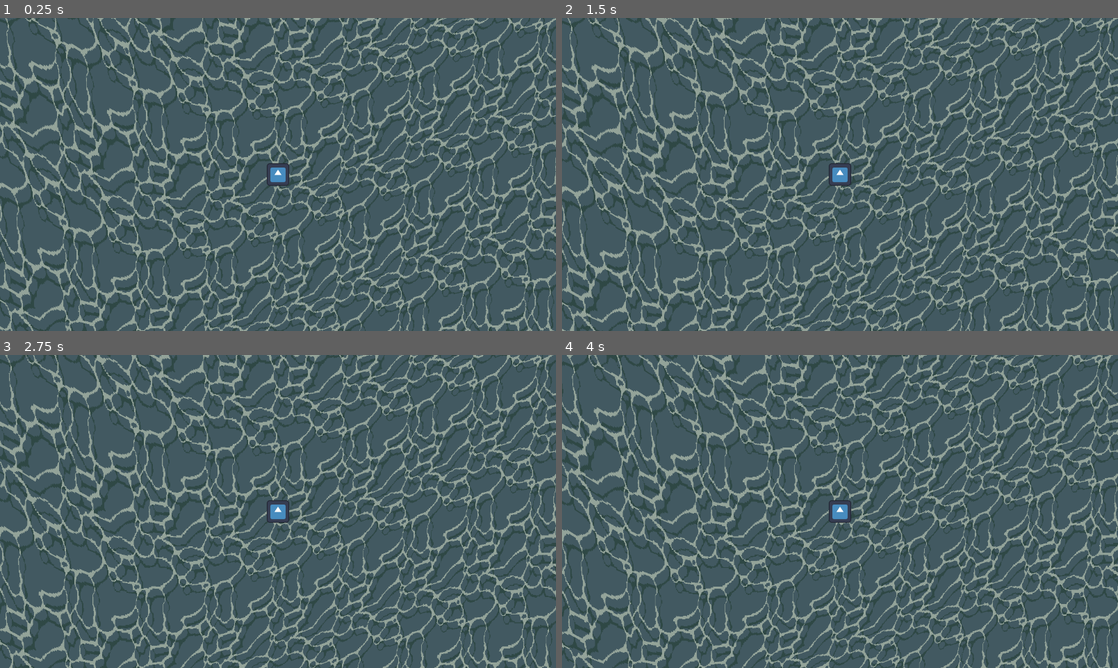
Above: before the commit, frames 1-4 (two rows, left to right).
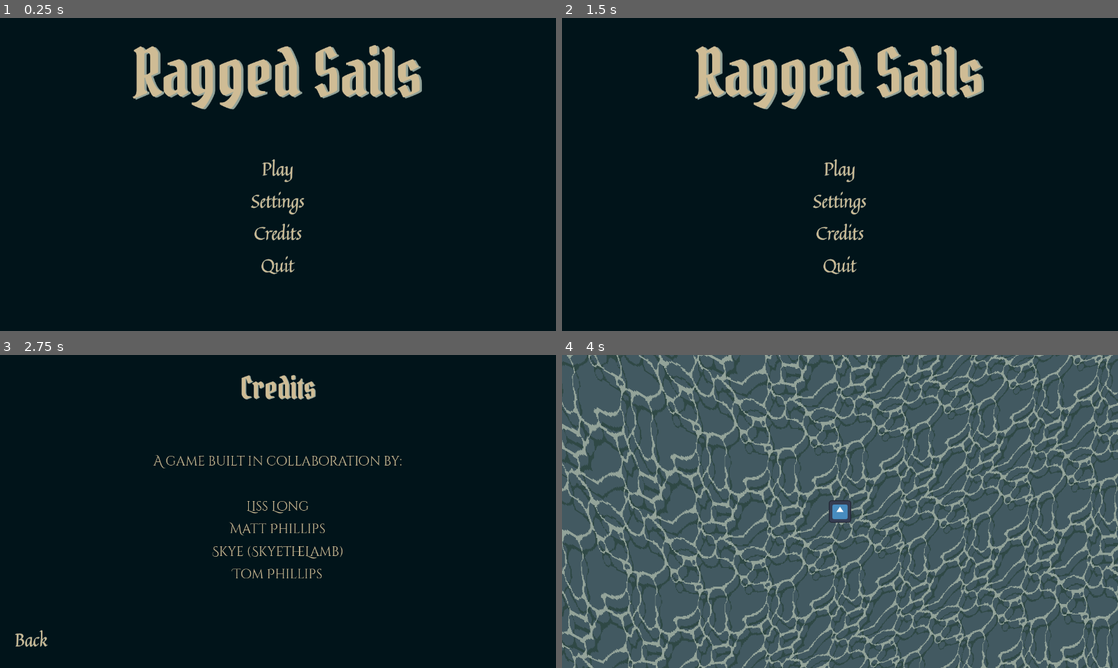
Above: after the commit, the same moments.

Repository: Zailef/ragged-sails
Game: Godot game, scene res://scenes/menus/main_menu.tscn
The game is run twice, just before and just after one commit, with the same random seed, the same clock (stepped at 60 frames per second) and the same inputs. Before the commit the project starts from res://scenes/levels/sandbox.tscn. The engine's default icon, where the game draws it, is replaced by a stand-in: a white triangle on a blue panel in a dark square.
Inputs (mouse positions are in pixels of both pictures, inside the frame that each line leads up to):
- Up to frame 1 (0.25 s): no input
- Up to frame 2 (1.5 s): click (840, 199) at 0.5 s, where only the run after the commit has a clickable "Settings"; click (595, 302) at 1.25 s, where only the run after the commit has a clickable "Back"
- Up to frame 3 (2.75 s): click (278, 570) at 2 s, where only the run after the commit has a clickable "Credits"
- Up to frame 4 (4 s): click (595, 639) at 2.75 s, where only the run after the commit has a clickable "Back"; click (840, 505) at 3.5 s, where only the run after the commit has a clickable "Play"

The runs differ from the first frame. In frame 1, 100% of the frame differs, in the area x 0-100%, y 0-100%; in frame 2, 100%; in frame 3, 100%; in frame 4, nothing differs.

Commit message:
Stub out the main menu system with some basic theming

Diff:
--- /dev/null
+++ b/config/main_theme.tres
@@ -0,0 +1,41 @@
+[gd_resource type="Theme" load_steps=4 format=3 uid="uid://cseb1gjfktk5q"]
+
+[ext_resource type="FontFile" uid="uid://1hx87rotkhyo" path="res://fonts/Quintessential/Quintessential-Regular.ttf" id="1_4avw0"]
+[ext_resource type="FontFile" uid="uid://b808koxoen8sm" path="res://fonts/Pirata_One/PirataOne-Regular.ttf" id="2_4afb5"]
+[ext_resource type="FontFile" uid="uid://wlnbxeo3ta65" path="res://fonts/Cinzel_Decorative/CinzelDecorative-Regular.ttf" id="3_4afb5"]
+
+[resource]
+Button/colors/font_color = Color(0.8117647, 0.7372549, 0.58431375, 1)
+Button/colors/font_hover_color = Color(0.5764706, 0.6392157, 0.6, 1)
+Button/colors/font_outline_color = Color(0.5764706, 0.6392157, 0.6, 1)
+Button/constants/outline_size = 2
+Button/font_sizes/font_size = 40
+Button/fonts/font = ExtResource("1_4avw0")
+MarginContainer/constants/margin_bottom = 30
+MarginContainer/constants/margin_left = 30
+MarginContainer/constants/margin_right = 30
+MarginContainer/constants/margin_top = 30
+MenuTitle/base_type = &"Label"
+MenuTitle/colors/font_color = Color(0.8117647, 0.7372549, 0.58431375, 1)
+MenuTitle/colors/font_outline_color = Color(0.5764706, 0.6392157, 0.6, 1)
+MenuTitle/colors/font_shadow_color = Color(0.5764706, 0.6392157, 0.6, 1)
+MenuTitle/constants/outline_size = 1
+MenuTitle/constants/shadow_offset_x = 2
+MenuTitle/constants/shadow_offset_y = 1
+MenuTitle/constants/shadow_outline_size = 1
+MenuTitle/font_sizes/font_size = 70
+MenuTitle/fonts/font = ExtResource("2_4afb5")
+StandardLabel/base_type = &"Label"
+StandardLabel/colors/font_color = Color(0.8117647, 0.7372549, 0.58431375, 1)
+StandardLabel/constants/line_spacing = 10
+StandardLabel/font_sizes/font_size = 30
+StandardLabel/fonts/font = ExtResource("3_4afb5")
+TitleLabel/base_type = &"Label"
+TitleLabel/colors/font_color = Color(0.8117647, 0.7372549, 0.58431375, 1)
+TitleLabel/colors/font_outline_color = Color(0.5764706, 0.6392157, 0.6, 1)
+TitleLabel/colors/font_shadow_color = Color(0.5764706, 0.6392157, 0.6, 1)
+TitleLabel/constants/shadow_offset_x = 5
+TitleLabel/constants/shadow_offset_y = 2
+TitleLabel/constants/shadow_outline_size = 1
+TitleLabel/font_sizes/font_size = 150
+TitleLabel/fonts/font = ExtResource("2_4afb5")
--- a/project.godot
+++ b/project.godot
@@ -11,9 +11,13 @@
 [application]
 
 config/name="Ragged Sails"
-run/main_scene="uid://dbmcexe3yo8ls"
+run/main_scene="uid://cafgygletq80s"
 config/features=PackedStringArray("4.5", "GL Compatibility")
 config/icon="res://icon.svg"
+
+[audio]
+
+buses/default_bus_layout="res://config/default_bus_layout.tres"
 
 [display]
 
@@ -21,6 +25,10 @@
 window/size/viewport_height=720
 window/stretch/mode="viewport"
 window/stretch/scale_mode="integer"
+
+[gui]
+
+theme/custom="uid://cseb1gjfktk5q"
 
 [input]
 
--- /dev/null
+++ b/scenes/menus/credits_menu.gd
@@ -0,0 +1,6 @@
+extends Control
+
+var main_menu_scene: PackedScene = load("res://scenes/menus/main_menu.tscn")
+
+func _on_back_button_button_down() -> void:
+	get_tree().change_scene_to_packed(main_menu_scene)
--- /dev/null
+++ b/scenes/menus/credits_menu.tscn
@@ -0,0 +1,68 @@
+[gd_scene load_steps=2 format=3 uid="uid://c1ennf06gyfx2"]
+
+[ext_resource type="Script" uid="uid://dcsbic1t4a3fn" path="res://scenes/menus/credits_menu.gd" id="1_due5w"]
+
+[node name="CreditsMenu" type="Control"]
+layout_mode = 3
+anchors_preset = 15
+anchor_right = 1.0
+anchor_bottom = 1.0
+grow_horizontal = 2
+grow_vertical = 2
+script = ExtResource("1_due5w")
+
+[node name="ColorRect" type="ColorRect" parent="."]
+layout_mode = 1
+anchors_preset = 15
+anchor_right = 1.0
+anchor_bottom = 1.0
+grow_horizontal = 2
+grow_vertical = 2
+color = Color(0.003921569, 0.078431375, 0.101960786, 1)
+
+[node name="MarginContainer" type="MarginContainer" parent="."]
+layout_mode = 1
+anchors_preset = 15
+anchor_right = 1.0
+anchor_bottom = 1.0
+grow_horizontal = 2
+grow_vertical = 2
+
+[node name="PageContent" type="VBoxContainer" parent="MarginContainer"]
+layout_mode = 2
+theme_override_constants/separation = -60
+
+[node name="TitleLabel" type="Label" parent="MarginContainer/PageContent"]
+layout_mode = 2
+theme_type_variation = &"MenuTitle"
+text = "Credits"
+horizontal_alignment = 1
+
+[node name="VBoxContainer" type="VBoxContainer" parent="MarginContainer/PageContent"]
+layout_mode = 2
+size_flags_horizontal = 4
+size_flags_vertical = 6
+
+[node name="Label" type="Label" parent="MarginContainer/PageContent/VBoxContainer"]
+layout_mode = 2
+size_flags_horizontal = 4
+theme_type_variation = &"StandardLabel"
+text = "A game built in collaboration by:
+
+Liss Long
+Matt Phillips
+Skye (SkyeTheLamb)
+Tom Phillips"
+horizontal_alignment = 1
+
+[node name="BackButton" type="Button" parent="MarginContainer"]
+layout_mode = 2
+size_flags_horizontal = 0
+size_flags_vertical = 8
+text = "Back"
+flat = true
+
+[node name="UIHoverSound" type="AudioStreamPlayer" parent="."]
+bus = &"SFX"
+
+[connection signal="button_down" from="MarginContainer/BackButton" to="." method="_on_back_button_button_down"]
--- /dev/null
+++ b/scenes/menus/main_menu.gd
@@ -0,0 +1,23 @@
+extends Control
+
+const MAIN_LEVEL_SCENE: PackedScene = preload("res://scenes/levels/sandbox.tscn")
+const SETTINGS_MENU_SCENE: PackedScene = preload("res://scenes/menus/settings_menu.tscn")
+const CREDITS_MENU_SCENE: PackedScene = preload("res://scenes/menus/credits_menu.tscn")
+
+@onready var quit_button: Button = %QuitButton
+
+func _ready() -> void:
+	if OS.has_feature("web"):
+		quit_button.visible = false
+
+func _on_play_button_button_down() -> void:
+	get_tree().change_scene_to_packed(MAIN_LEVEL_SCENE)
+
+func _on_settings_button_button_down() -> void:
+	get_tree().change_scene_to_packed(SETTINGS_MENU_SCENE)
+
+func _on_credits_button_button_down() -> void:
+	get_tree().change_scene_to_packed(CREDITS_MENU_SCENE)
+
+func _on_quit_button_button_down() -> void:
+	get_tree().quit()
--- /dev/null
+++ b/scenes/menus/main_menu.tscn
@@ -0,0 +1,71 @@
+[gd_scene load_steps=2 format=3 uid="uid://cafgygletq80s"]
+
+[ext_resource type="Script" uid="uid://j1y81a3sg4k8" path="res://scenes/menus/main_menu.gd" id="1_xqga4"]
+
+[node name="MainMenu" type="Control"]
+layout_mode = 3
+anchors_preset = 15
+anchor_right = 1.0
+anchor_bottom = 1.0
+grow_horizontal = 2
+grow_vertical = 2
+script = ExtResource("1_xqga4")
+
+[node name="ColorRect" type="ColorRect" parent="."]
+layout_mode = 1
+anchors_preset = 15
+anchor_right = 1.0
+anchor_bottom = 1.0
+grow_horizontal = 2
+grow_vertical = 2
+color = Color(0.003921569, 0.078431375, 0.101960786, 1)
+
+[node name="MarginContainer" type="MarginContainer" parent="."]
+layout_mode = 1
+anchors_preset = 15
+anchor_right = 1.0
+anchor_bottom = 1.0
+grow_horizontal = 2
+grow_vertical = 2
+
+[node name="PageContent" type="VBoxContainer" parent="MarginContainer"]
+layout_mode = 2
+
+[node name="TitleLabel" type="Label" parent="MarginContainer/PageContent"]
+layout_mode = 2
+theme_type_variation = &"TitleLabel"
+text = "Ragged Sails"
+horizontal_alignment = 1
+
+[node name="ButtonContainer" type="VBoxContainer" parent="MarginContainer/PageContent"]
+layout_mode = 2
+size_flags_vertical = 6
+
+[node name="PlayButton" type="Button" parent="MarginContainer/PageContent/ButtonContainer"]
+layout_mode = 2
+text = "Play"
+flat = true
+
+[node name="SettingsButton" type="Button" parent="MarginContainer/PageContent/ButtonContainer"]
+layout_mode = 2
+text = "Settings"
+flat = true
+
+[node name="CreditsButton" type="Button" parent="MarginContainer/PageContent/ButtonContainer"]
+layout_mode = 2
+text = "Credits"
+flat = true
+
+[node name="QuitButton" type="Button" parent="MarginContainer/PageContent/ButtonContainer"]
+unique_name_in_owner = true
+layout_mode = 2
+text = "Quit"
+flat = true
+
+[node name="UIHoverSound" type="AudioStreamPlayer" parent="."]
+bus = &"SFX"
+
+[connection signal="button_down" from="MarginContainer/PageContent/ButtonContainer/PlayButton" to="." method="_on_play_button_button_down"]
+[connection signal="button_down" from="MarginContainer/PageContent/ButtonContainer/SettingsButton" to="." method="_on_settings_button_button_down"]
+[connection signal="button_down" from="MarginContainer/PageContent/ButtonContainer/CreditsButton" to="." method="_on_credits_button_button_down"]
+[connection signal="button_down" from="MarginContainer/PageContent/ButtonContainer/QuitButton" to="." method="_on_quit_button_button_down"]
--- /dev/null
+++ b/scenes/menus/settings_menu.gd
@@ -0,0 +1,6 @@
+extends Control
+
+var main_menu_scene: PackedScene = load("res://scenes/menus/main_menu.tscn")
+
+func _on_back_button_button_down() -> void:
+	get_tree().change_scene_to_packed(main_menu_scene)
--- /dev/null
+++ b/scenes/menus/settings_menu.tscn
@@ -0,0 +1,50 @@
+[gd_scene load_steps=2 format=3 uid="uid://bfqher7kkeued"]
+
+[ext_resource type="Script" uid="uid://b4y1hfekf1xye" path="res://scenes/menus/settings_menu.gd" id="1_gxsv6"]
+
+[node name="SettingsMenu" type="Control"]
+layout_mode = 3
+anchors_preset = 15
+anchor_right = 1.0
+anchor_bottom = 1.0
+grow_horizontal = 2
+grow_vertical = 2
+script = ExtResource("1_gxsv6")
+
+[node name="ColorRect" type="ColorRect" parent="."]
+layout_mode = 1
+anchors_preset = 15
+anchor_right = 1.0
+anchor_bottom = 1.0
+grow_horizontal = 2
+grow_vertical = 2
+color = Color(0.003921569, 0.078431375, 0.101960786, 1)
+
+[node name="MarginContainer" type="MarginContainer" parent="."]
+layout_mode = 1
+anchors_preset = 15
+anchor_right = 1.0
+anchor_bottom = 1.0
+grow_horizontal = 2
+grow_vertical = 2
+
+[node name="PageContent" type="VBoxContainer" parent="MarginContainer"]
+layout_mode = 2
+
+[node name="TitleLabel" type="Label" parent="MarginContainer/PageContent"]
+layout_mode = 2
+theme_type_variation = &"MenuTitle"
+text = "Settings"
+horizontal_alignment = 1
+
+[node name="BackButton" type="Button" parent="MarginContainer"]
+layout_mode = 2
+size_flags_horizontal = 0
+size_flags_vertical = 8
+text = "Back"
+flat = true
+
+[node name="UIHoverSound" type="AudioStreamPlayer" parent="."]
+bus = &"SFX"
+
+[connection signal="button_down" from="MarginContainer/BackButton" to="." method="_on_back_button_button_down"]
Renamed: default_bus_layout.tres -> config/default_bus_layout.tres
Not shown, added: scenes/menus/credits_menu.gd.uid
Not shown, added: scenes/menus/main_menu.gd.uid
Not shown, added: scenes/menus/settings_menu.gd.uid
